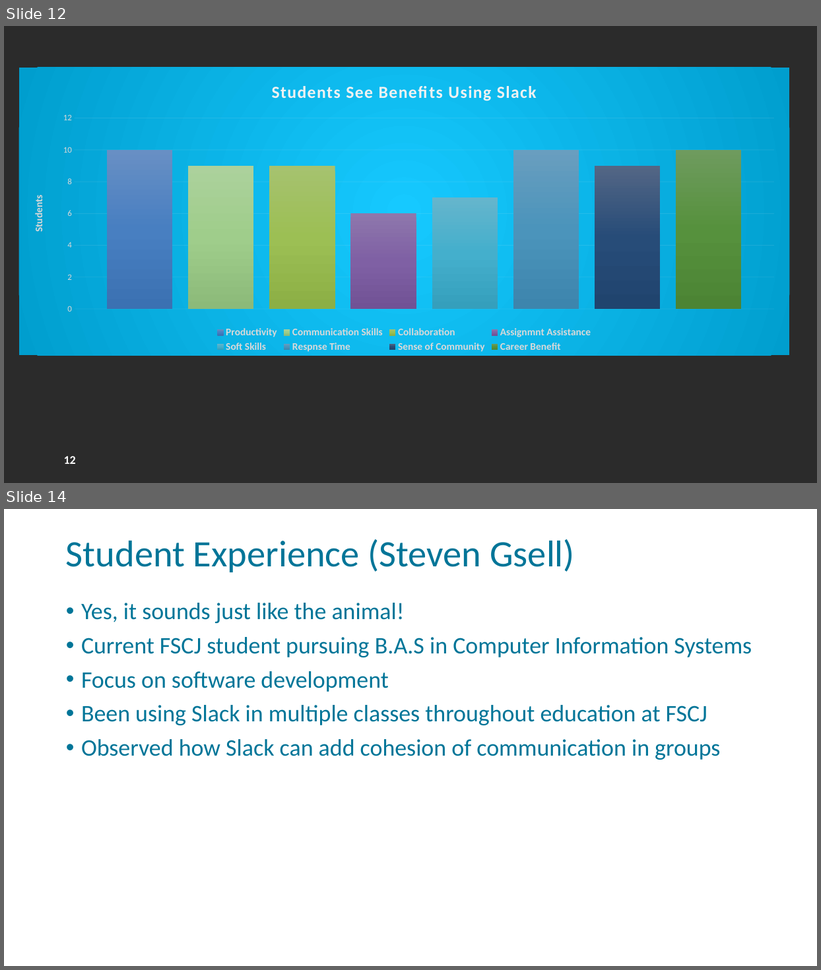
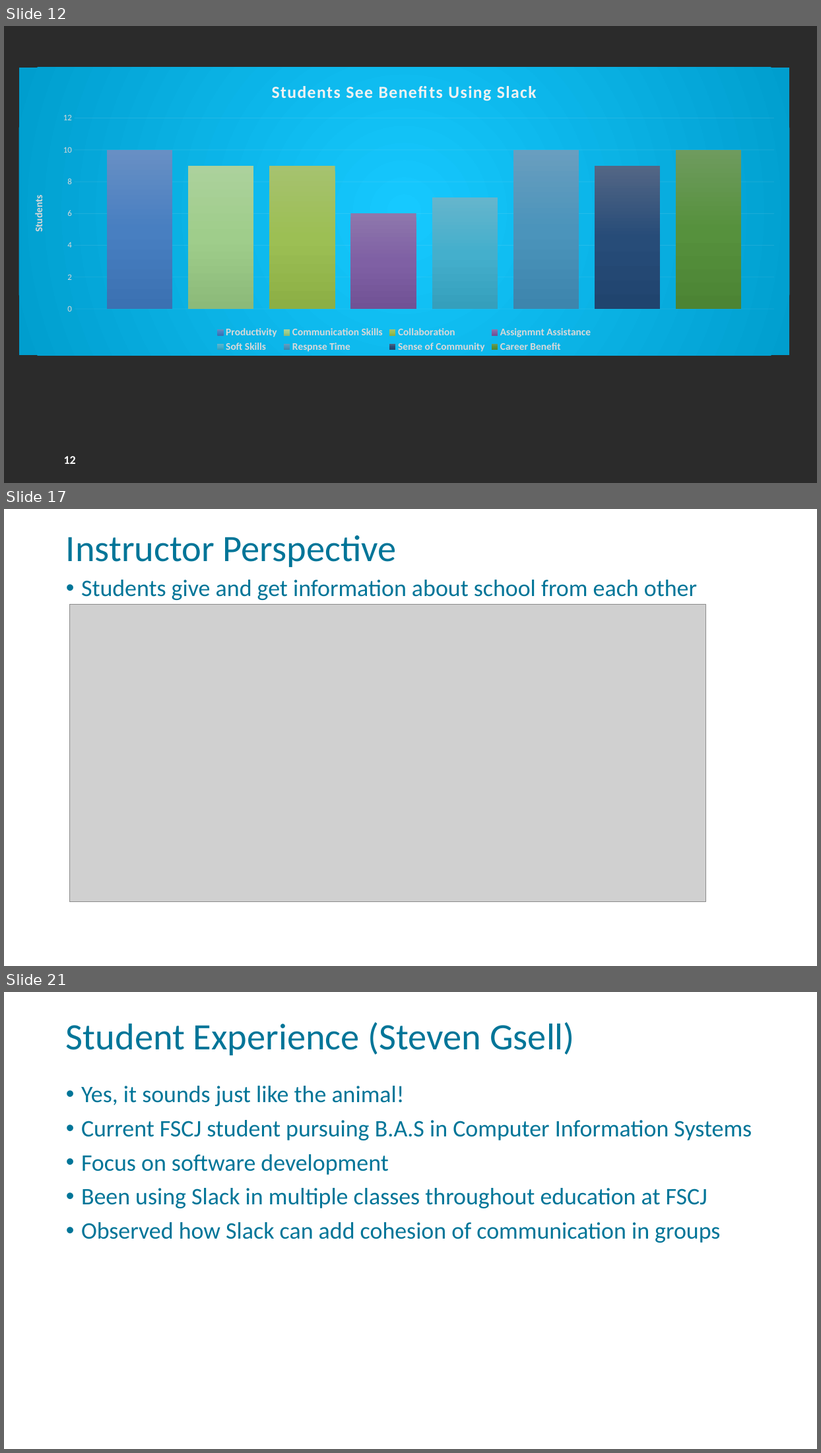
Before and after one commit to FSCJ-FacultyDev/HITEC2024, a slide deck: LeveragingSlackForStudentCollaboration.pptx. Shown one above the other, each under a label of ours: slides 12 and 14 before the commit, slides 12, 17 and 21 after it; the slides between them are not shown. The pictures are 821x970 and 821x1453 pixels, drawn with LibreOffice and Linux fonts; fonts in the diff are those of the drawing; grey boxes stand for pictures; background and template pictures are left out; a plain dark background stands for a picture behind light text. Boxes give left, top, right and bottom in pixels: in the first picture for what was removed or moved away, otherwise in the second. Text is boxed around its words. In the diff, an @@ line names an element or a change of style, - is before the commit and + after.

```diff
--- a/LeveragingSlackForStudentCollaboration.pptx
+++ b/LeveragingSlackForStudentCollaboration.pptx
@@ slide 17 added at (4, 509, 817, 966), background picture (left out); not listed: 1 template element that a slide beside it also shows @@
@@ title added at (66, 535, 397, 567), 44 pt, text #007598 @@
+Instructor Perspective
@@ text added at (81, 580, 697, 600), 28 pt, text #007598 @@
+• Students give and get information about school from each other
@@ picture added at (69, 604, 706, 902) @@
@@ what was slide 14 is now slide 21 @@
```
Also in this commit, not shown: 2 slides changed, 6 other slides added.
